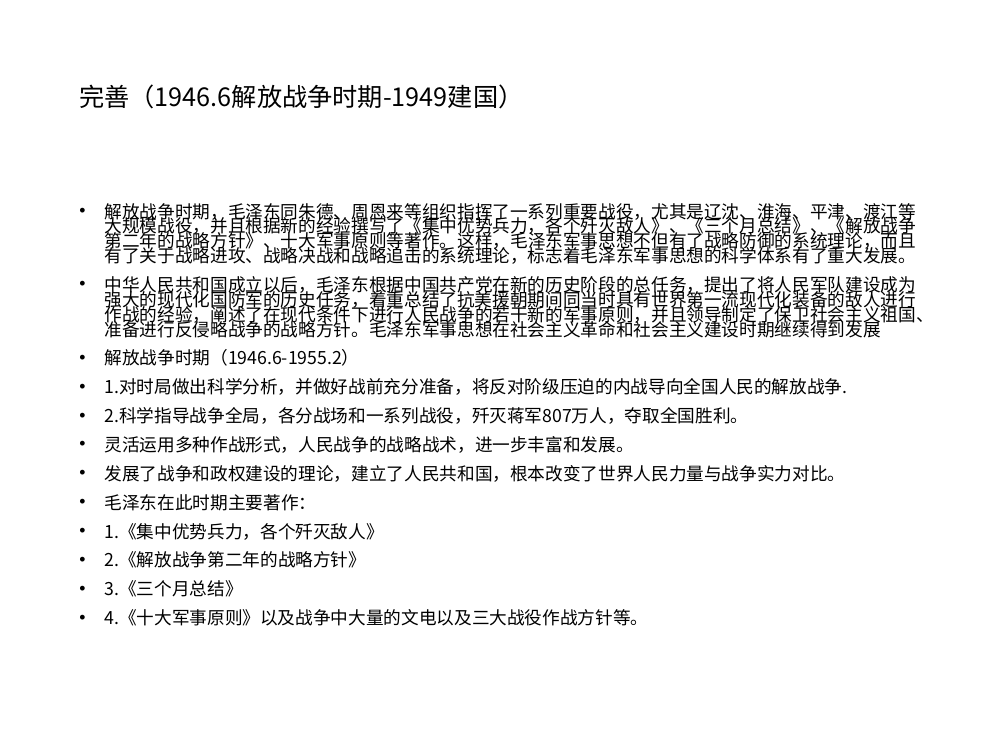
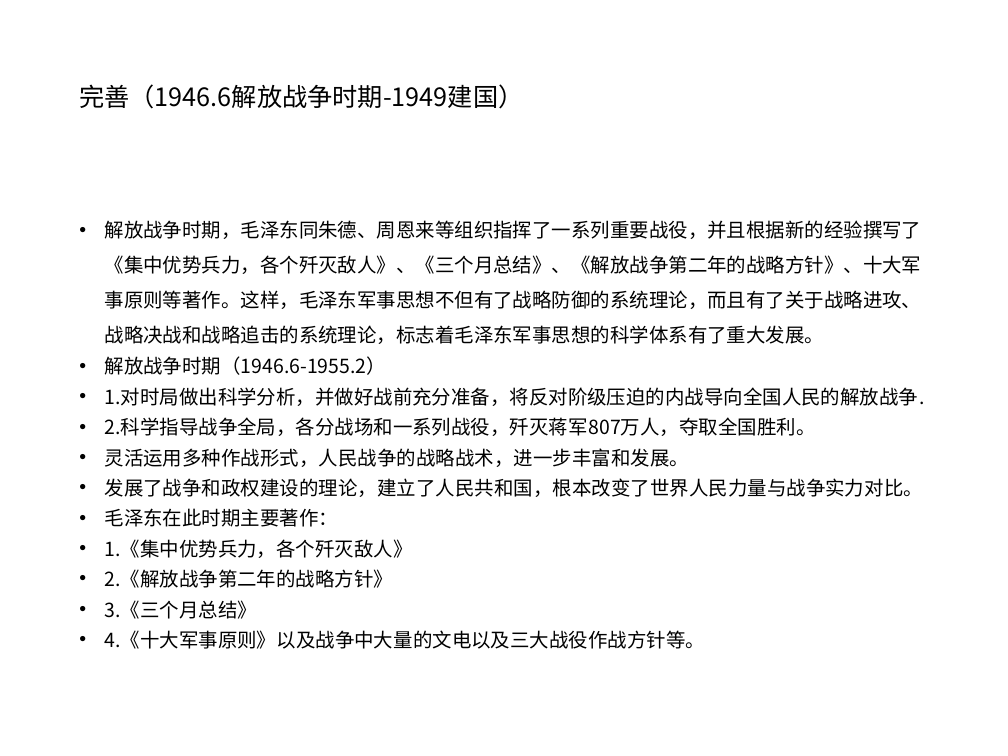
Before and after one commit to 117503445/history-ppt, a slide deck: slide 20 of 近代史张都铭小组-结构.pptx (slide 22 before the commit). Drawn at 1008x756 pixels with LibreOffice and Linux fonts; fonts in the diff are those of the drawing. Boxes give left, top, right and bottom in pixels: in the first picture for what was removed or moved away, otherwise in the second. Text is boxed around its words. In the diff, an @@ line names an element or a change of style, - is before the commit and + after.

Commit message:
0328-1531

```diff
--- a/近代史张都铭小组-结构.pptx
+++ b/近代史张都铭小组-结构.pptx
@@ text at (105, 220, 922, 344): text changed; size 12.6 to 13.9 pt @@
-• 解放战争时期，毛泽东同朱德、周恩来等组织指挥了一系列重要战役，尤其是辽沈、淮海、平津、渡江等大规模战役，并且根据新的经验撰写了《集中优势兵力，各个歼灭敌人》、《三个月总结》、《解放战争第二年的战略方针》、十大军事原则等著作。这样，毛泽东军事思想不但有了战略防御的系统理论，而且有了关于战略进攻、战略决战和战略追击的系统理论，标志着毛泽东军事思想的科学体系有了重大发展。
-• 中华人民共和国成立以后，毛泽东根据中国共产党在新的历史阶段的总任务，提出了将人民军队建设成为强大的现代化国防军的历史任务，着重总结了抗美援朝期间同当时具有世界第一流现代化装备的敌人进行作战的经验，阐述了在现代条件下进行人民战争的若干新的军事原则，并且领导制定了保卫社会主义祖国、准备进行反侵略战争的战略方针。毛泽东军事思想在社会主义革命和社会主义建设时期继续得到发展
+• 解放战争时期，毛泽东同朱德、周恩来等组织指挥了一系列重要战役，并且根据新的经验撰写了《集中优势兵力，各个歼灭敌人》、《三个月总结》、《解放战争第二年的战略方针》、十大军事原则等著作。这样，毛泽东军事思想不但有了战略防御的系统理论，而且有了关于战略进攻、战略决战和战略追击的系统理论，标志着毛泽东军事思想的科学体系有了重大发展。
@@ text at (105, 356, 926, 649): size 12.6 to 13.9 pt in "解放战争时期（1946.6-1955.2）", "1.对时局做出科学分析，并做好战前充分准备，将反对阶级压迫的内战导向全国人民的解放战争.", "2.科学指导战争全局，各分战场和一系列战役，歼灭蒋军807万人，夺取全国胜利。", "灵活运用多种作战形式，人民战争的战略战术，进一步丰富和发展。" and 6 more places @@
```
Also in this commit, not shown: 1 other slide changed, 2 slides removed.
